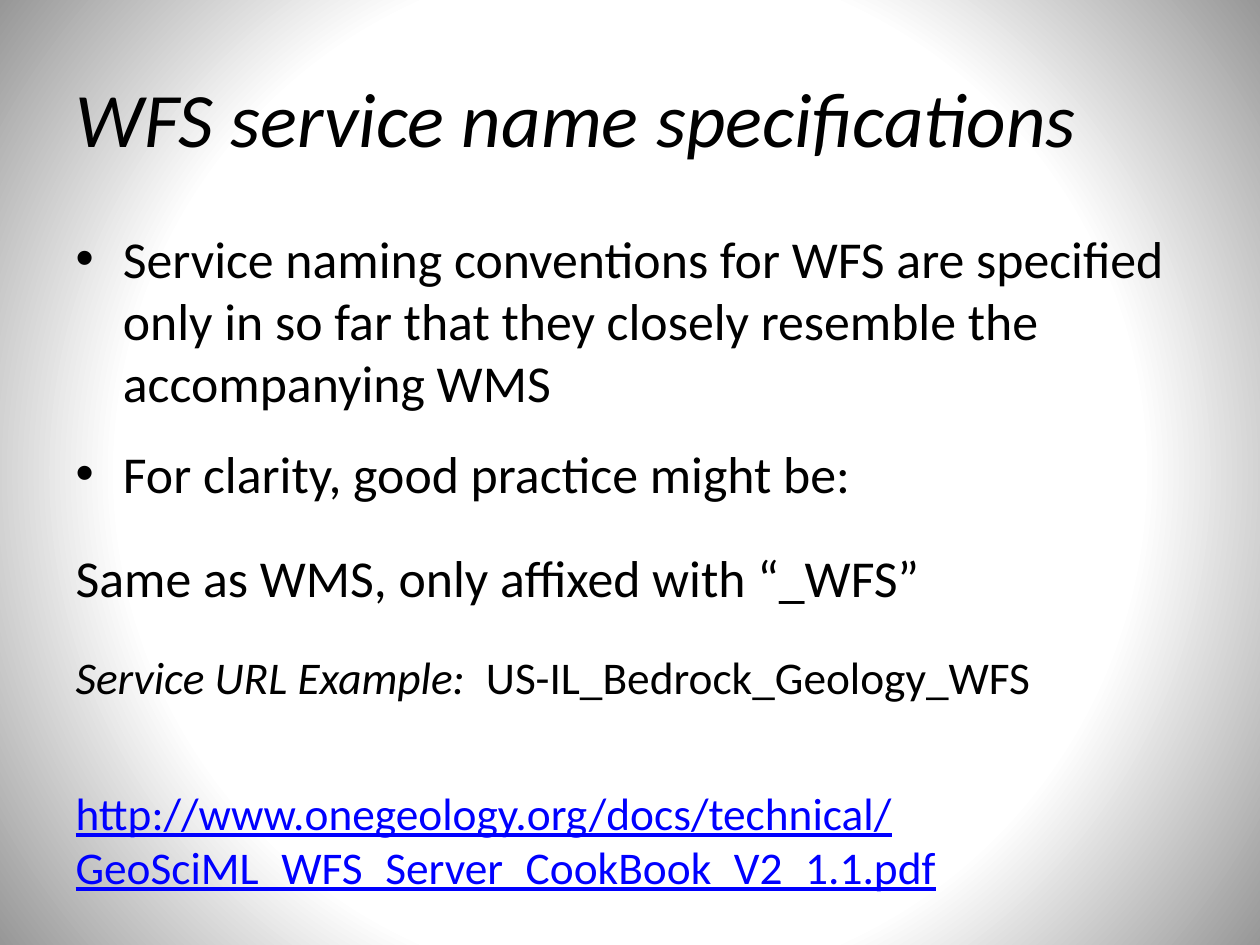
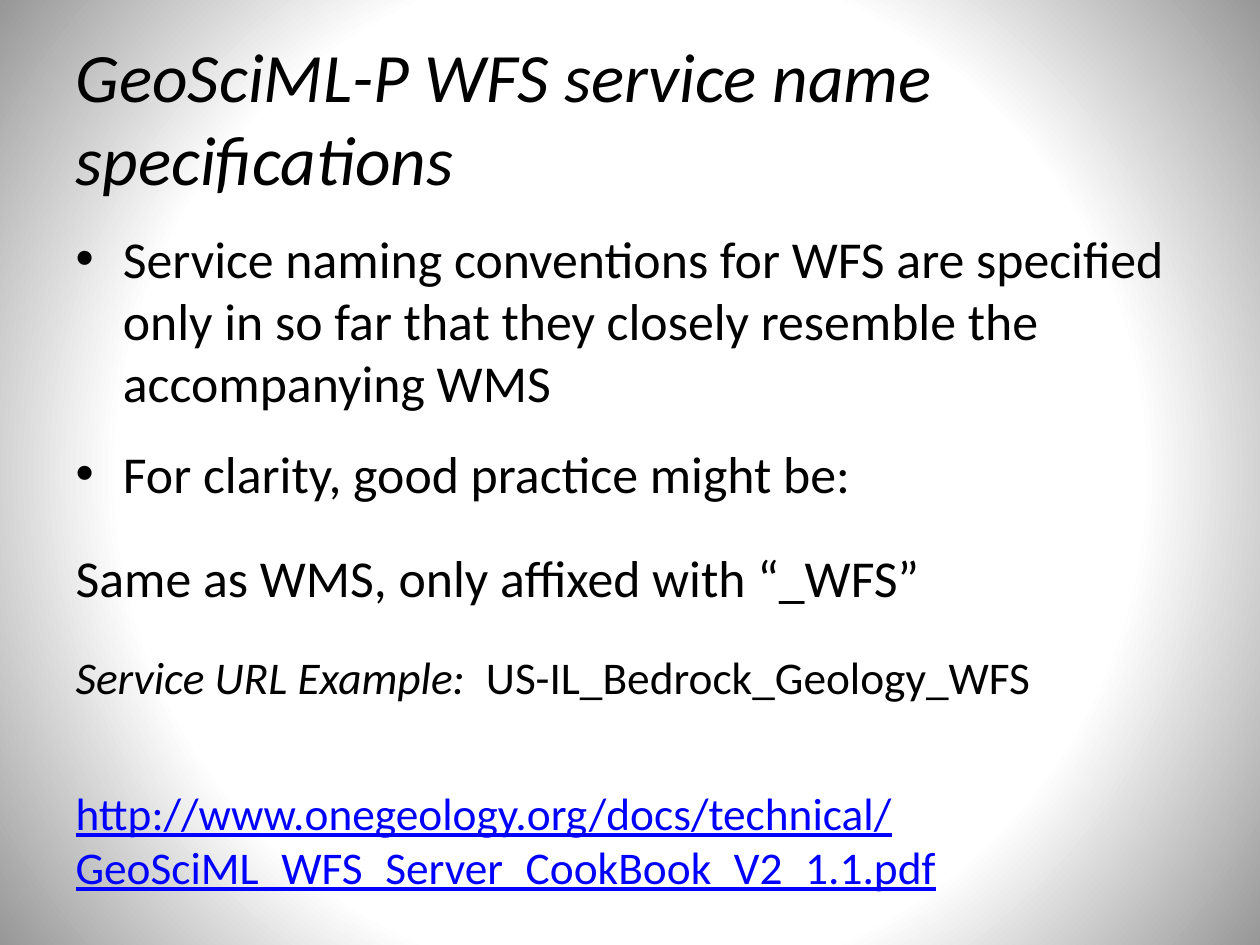
Before and after one commit to usgin/Workshops, a slide deck: slide 7 of OneGeologyWebinar/OneGeology.pptx. Drawn at 1260x945 pixels with LibreOffice and Linux fonts; fonts in the diff are those of the drawing. Boxes give left, top, right and bottom in pixels: in the first picture for what was removed or moved away, otherwise in the second. Text is boxed around its words. In the diff, an @@ line names an element or a change of style, - is before the commit and + after.

```diff
--- a/OneGeologyWebinar/OneGeology.pptx
+++ b/OneGeologyWebinar/OneGeology.pptx
@@ title at (76, 45, 931, 197): text changed; size 44 to 39.6 pt @@
-WFS service name specifications
+GeoSciML-P WFS service name specifications
```
Also in this commit, not shown: 6 other slides changed.
